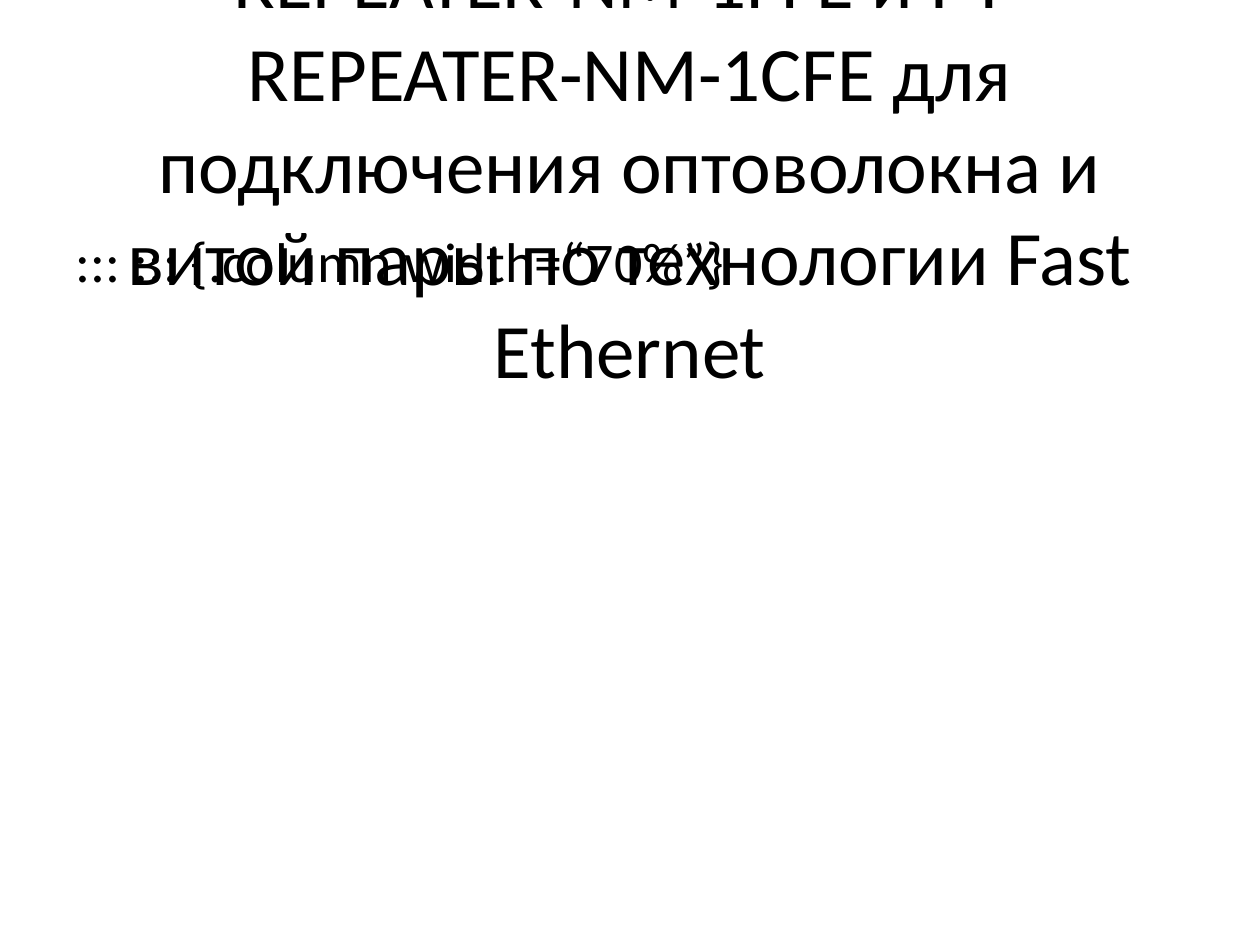
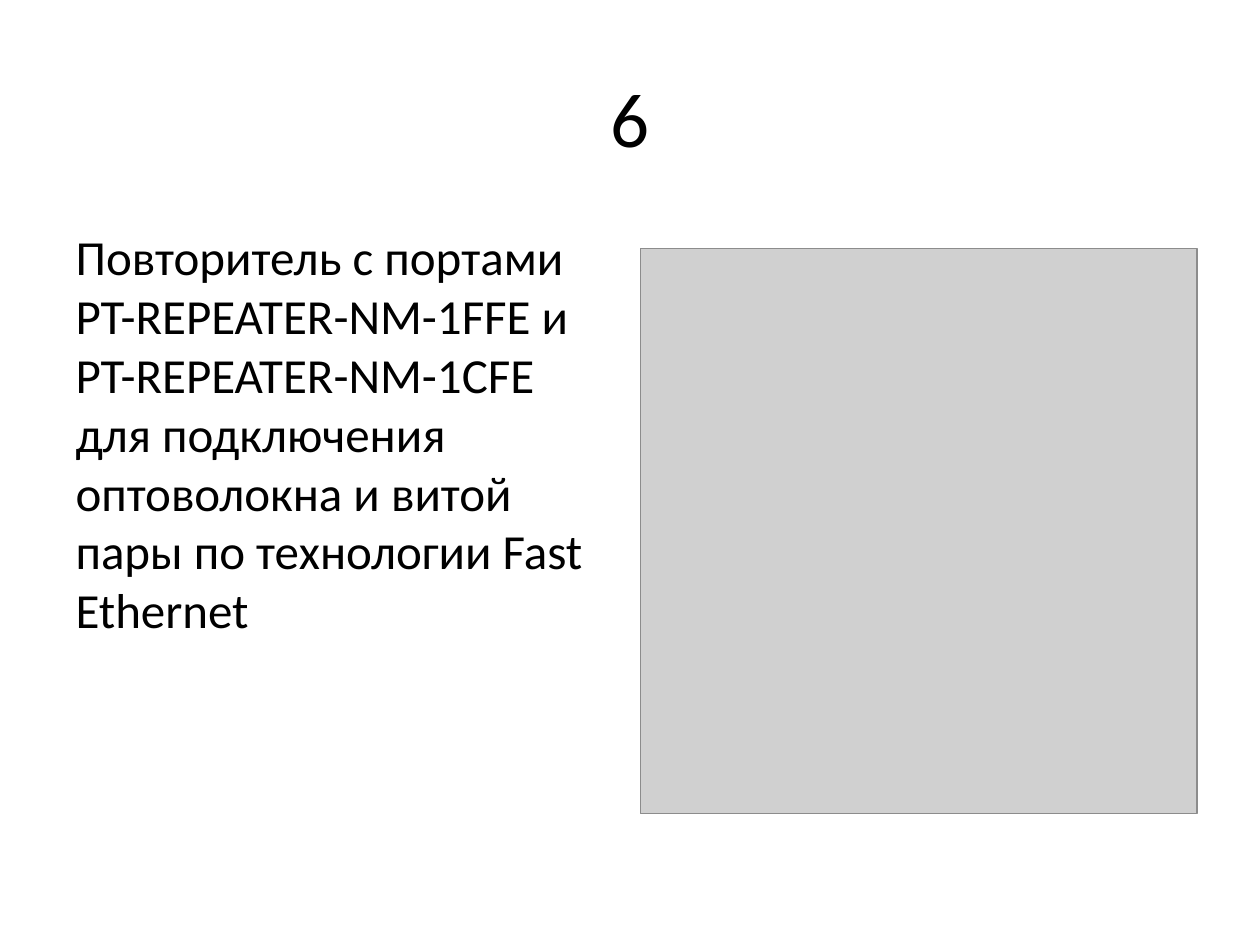
Before and after one commit to pyskandarova/study_2024-2025_net-admin, a slide deck: slide 11 of labs/lab07/presentation/presentation.pptx (slide 16 before the commit). Drawn at 1260x945 pixels with LibreOffice and Linux fonts; fonts in the diff are those of the drawing; grey boxes stand for pictures. Boxes give left, top, right and bottom in pixels: in the first picture for what was removed or moved away, otherwise in the second. Text is boxed around its words. In the diff, an @@ line names an element or a change of style, - is before the commit and + after.

```diff
--- a/labs/lab07/presentation/presentation.pptx
+++ b/labs/lab07/presentation/presentation.pptx
@@ title added at [610, 95, 649, 148], 44 pt, text #000000 @@
+6
@@ text "Повторитель с портами PT-REPEATER-NM-1FFE и ...": place and size @@
-text "Повторитель с портами PT-REPEATER-NM-1FFE и ..." at [127, 0, 1131, 379]
+text "Повторитель с портами PT-REPEATER-NM-1FFE и ..." at [76, 243, 583, 629]
@@ text "Повторитель с портами PT-REPEATER-NM-1FFE и ..." at [76, 243, 583, 629]: size 44 to 28 pt; alignment centre to left; more space between paragraphs; vertical alignment middle to top @@
@@ text removed at [191, 235, 724, 295] @@
-::: ::: {.column width=“70%”}
@@ picture added at [640, 248, 1197, 814] @@
```
Also in this commit, not shown: 7 other slides changed, 4 slides added, 15 slides removed, 2 other files.
